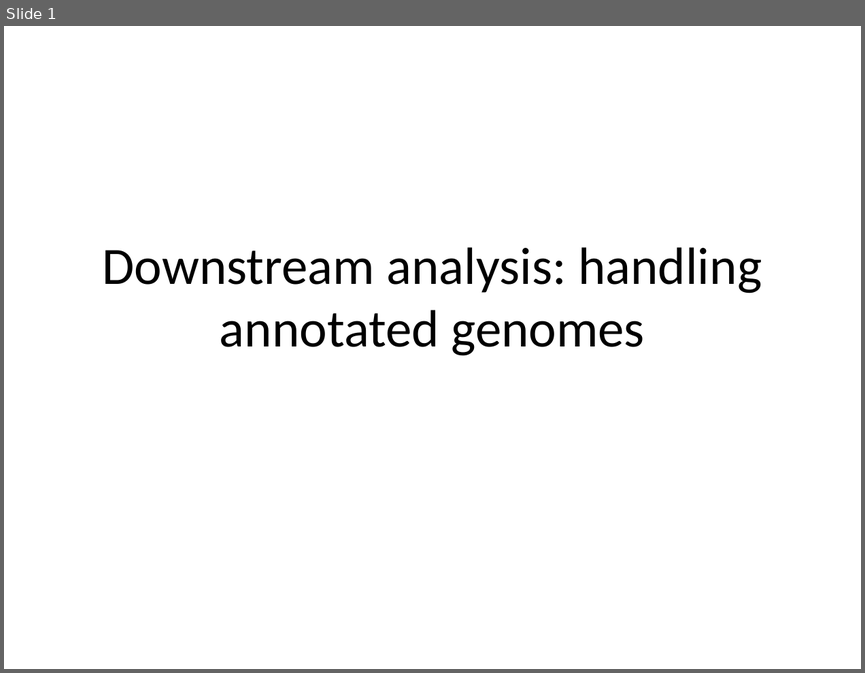
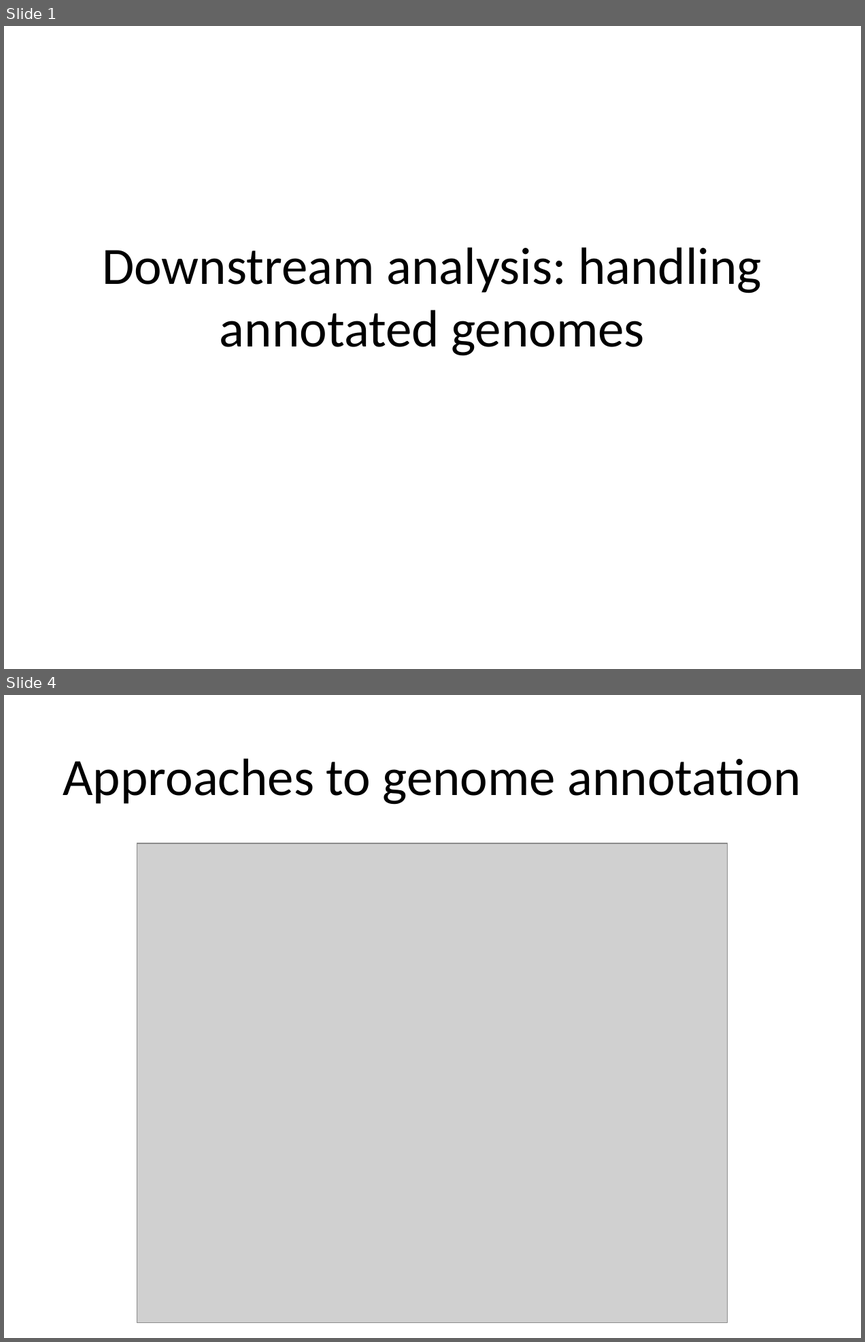
Before and after one commit to naturalis/arangs, a slide deck: doc/slides/day3/session1/GenomeAnnotation.pptx. Shown one above the other, each under a label of ours: slide 1 before the commit, slides 1 and 4 after it; the slides between them are not shown. The pictures are 865x673 and 865x1342 pixels, drawn with LibreOffice and Linux fonts; fonts in the diff are those of the drawing; grey boxes stand for pictures. Boxes give left, top, right and bottom in pixels: in the first picture for what was removed or moved away, otherwise in the second. Text is boxed around its words. In the diff, an @@ line names an element or a change of style, - is before the commit and + after.

```diff
--- a/doc/slides/day3/session1/GenomeAnnotation.pptx
+++ b/doc/slides/day3/session1/GenomeAnnotation.pptx
@@ slide 4 added at bbox=[4, 695, 861, 1338], background #FFFFFF @@
@@ text added at bbox=[62, 758, 801, 804], 44 pt, text #000000 @@
+Approaches to genome annotation
@@ picture added at bbox=[137, 843, 727, 1322] @@
```
Also in this commit, not shown: 3 other slides added.
